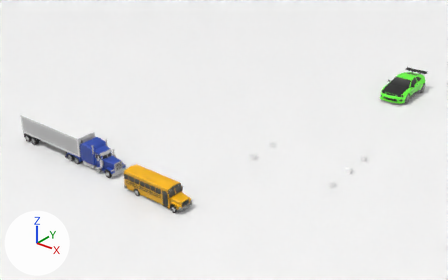
The FBX model Unity/Assets/Resources/Meshs/ChangJing/changjing1_2.fbx as it was, and as the next commit left it.
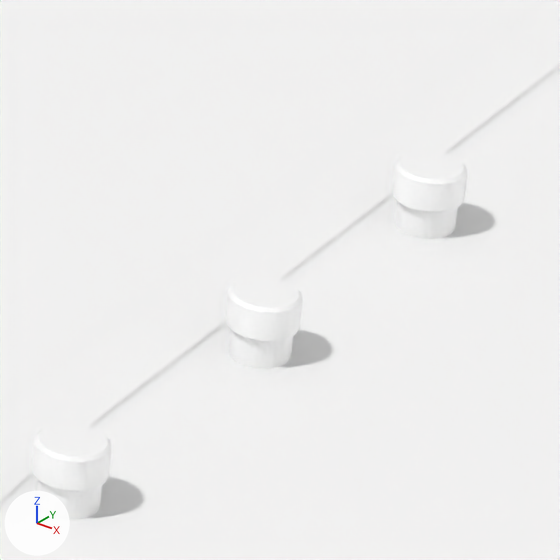
The first picture shows the older version from a 50 mm camera at (48.4, -56.0, 50.1) aimed at (-21.0, 30.9, -3.7). The close-ups show both versions on the part from 72% to 84% of the width and 50% to 68% of the height of that picture; other places that the commit changed are outside them. The axes (+X, +Y, +Z) are drawn at lower left. The lights are the same throughout. Where no turn or scale is listed for an object, it has been applied to the vertices.

The first close-up shows 'changjing1_2', 'zhuangzi43', 'zhuangzi44', 'zhuangzi56'.
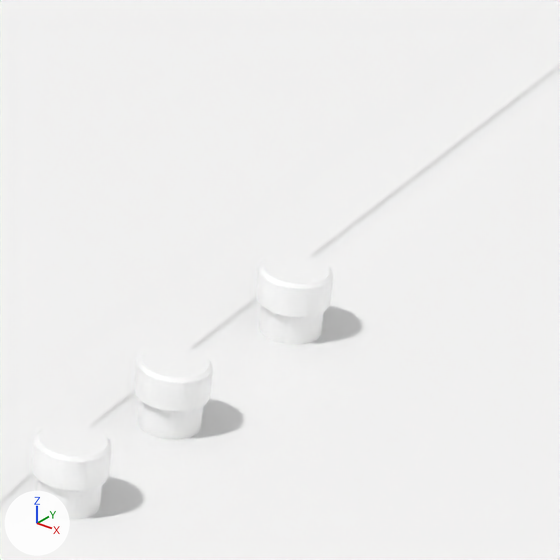
What differs and where, as boxes (x1, y1, x2, y2) in the close-ups (560 x 560 px):
'zhuangzi44', moved: before (225, 276, 303, 369); after (134, 345, 213, 440)
'zhuangzi56', moved: before (392, 150, 467, 239); after (256, 253, 333, 345)

The change, as a list of edits to the scene's bpy script:
```text
Change ob_zhuangzi44:
    ob_zhuangzi44.location: (7.77, 28.04, 0.53) -> (7.77, 25.26, 0.53)
Change ob_zhuangzi56:
    ob_zhuangzi56.location: (7.77, 33.43, 0.53) -> (7.77, 29.01, 0.53)
```
